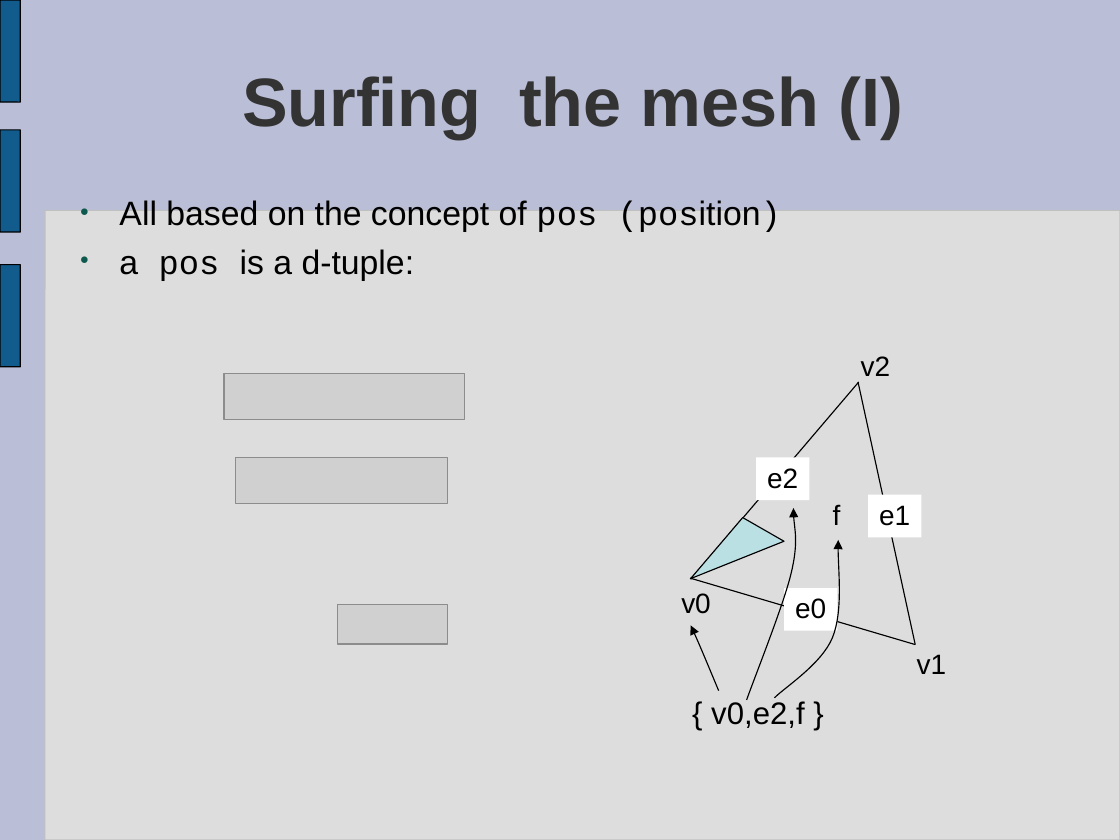
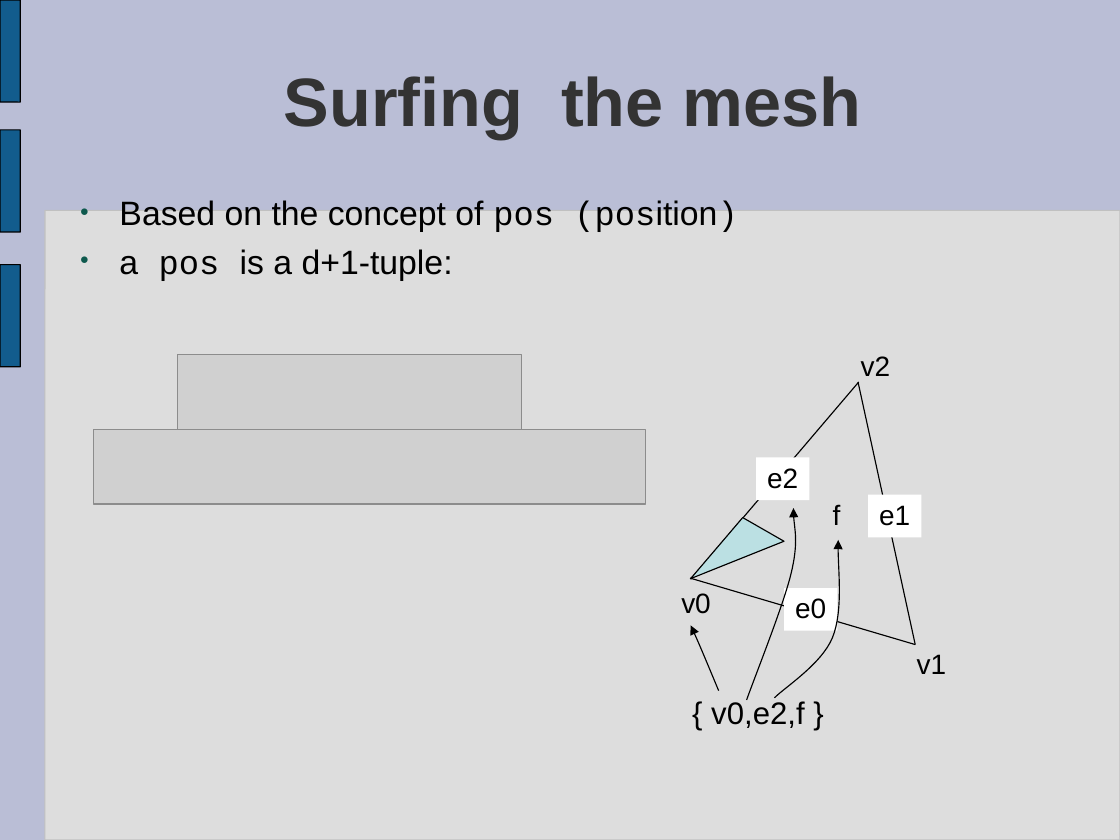
Before and after one commit to virtualritz/vcglib, a slide deck: slide 19 of docs/introduction to vcg.ppt (slide 16 before the commit). Drawn at 1120x840 pixels with LibreOffice and Linux fonts; fonts in the diff are those of the drawing; grey boxes stand for pictures. Boxes give left, top, right and bottom in pixels: in the first picture for what was removed or moved away, otherwise in the second. Text is boxed around its words. In the diff, an @@ line names an element or a change of style, - is before the commit and + after.

```diff
--- a/docs/introduction to vcg.ppt
+++ b/docs/introduction to vcg.ppt
@@ title at bbox=[284, 76, 862, 139]: text changed @@
-Surfing the mesh (I)
+Surfing the mesh
@@ text at bbox=[119, 200, 737, 281]: text changed @@
-● All based on the concept of pos (position)
-● a pos is a d-tuple:
+● Based on the concept of pos (position)
+● a pos is a d+1-tuple:
@@ picture: place and size @@
-picture at bbox=[224, 373, 465, 420]
+picture at bbox=[177, 355, 522, 430]
@@ picture: place and size @@
-picture at bbox=[235, 457, 447, 504]
+picture at bbox=[93, 429, 645, 504]
@@ picture removed at bbox=[338, 605, 448, 644] @@
```
Also in this commit, not shown: 10 other slides changed, 9 slides added, 1 slide removed.
